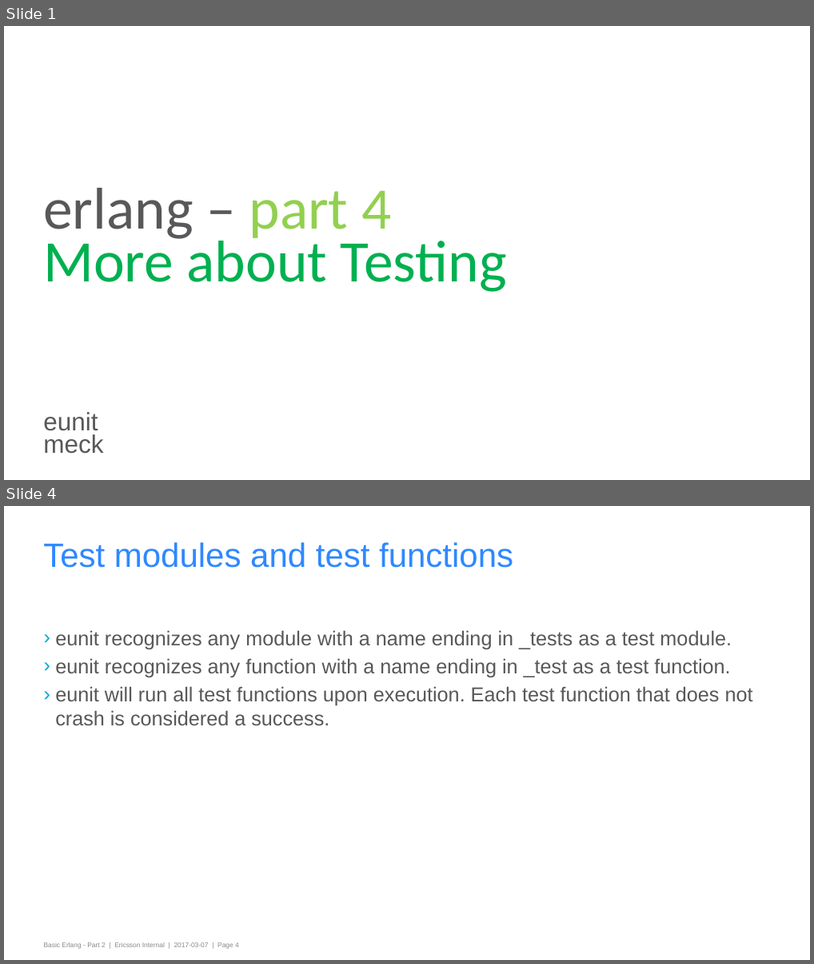
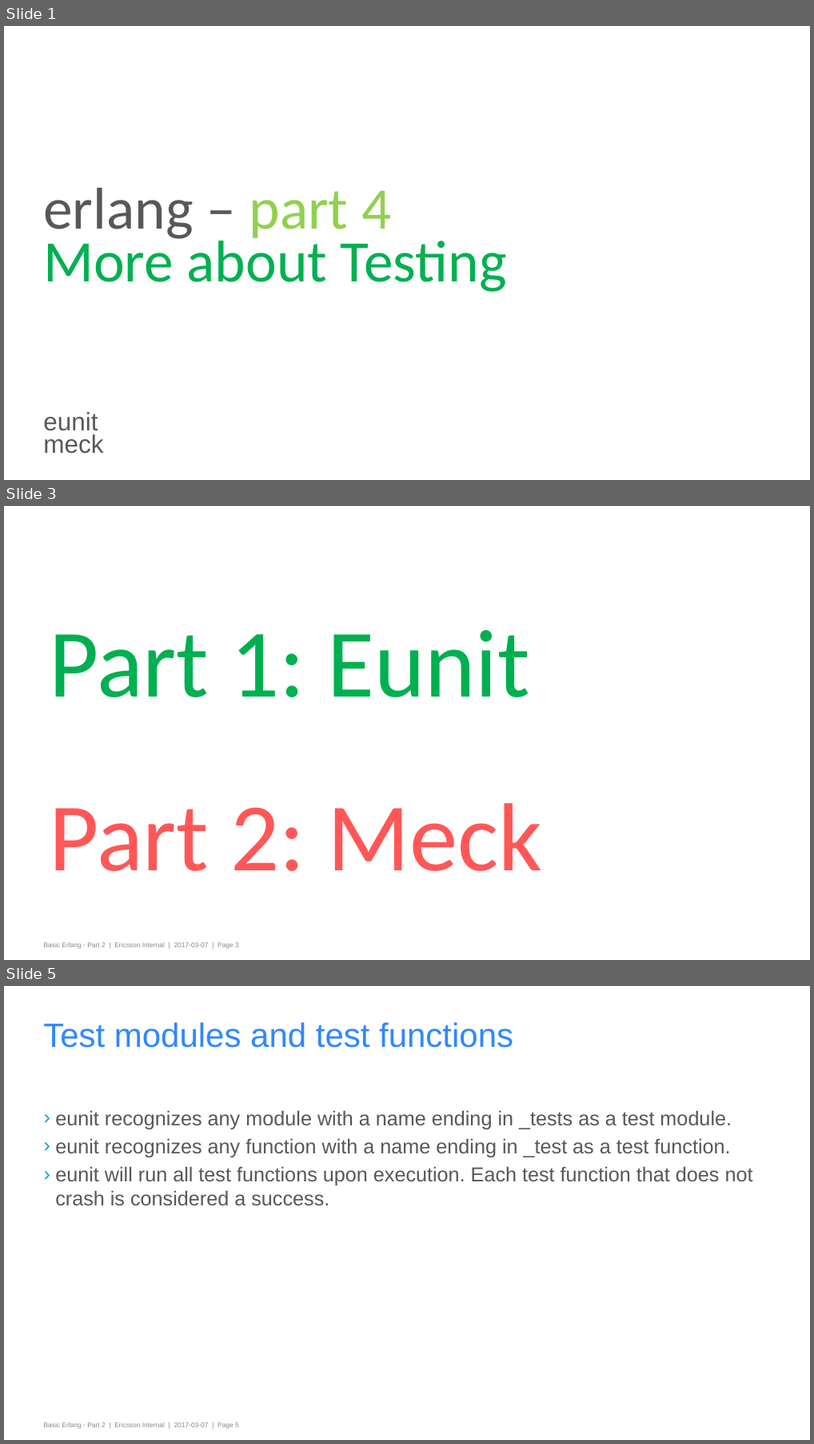
Before and after one commit to gwaerondor/unit_testing_in_erlang, a slide deck: basic_erlang_4/presentation/erlang_part_4_testing.pptx. Shown one above the other, each under a label of ours: slides 1 and 4 before the commit, slides 1, 3 and 5 after it; the slides between them are not shown. The pictures are 814x964 and 814x1444 pixels, drawn with LibreOffice and Linux fonts; fonts in the diff are those of the drawing; background and template pictures are left out. Boxes give left, top, right and bottom in pixels: in the first picture for what was removed or moved away, otherwise in the second. Text is boxed around its words. In the diff, an @@ line names an element or a change of style, - is before the commit and + after.

```diff
--- a/basic_erlang_4/presentation/erlang_part_4_testing.pptx
+++ b/basic_erlang_4/presentation/erlang_part_4_testing.pptx
@@ slide 3 added at [4,506,810,960], background #FFFFFF; not listed: 1 template element that a slide beside it also shows @@
@@ title added at [49,630,542,871], 115 pt, text #00B050 @@
+Part 1: Eunit
+Part 2: Meck
@@ what was slide 4 is now slide 5 @@
```
Also in this commit, not shown: 8 slides changed, 9 other files.
